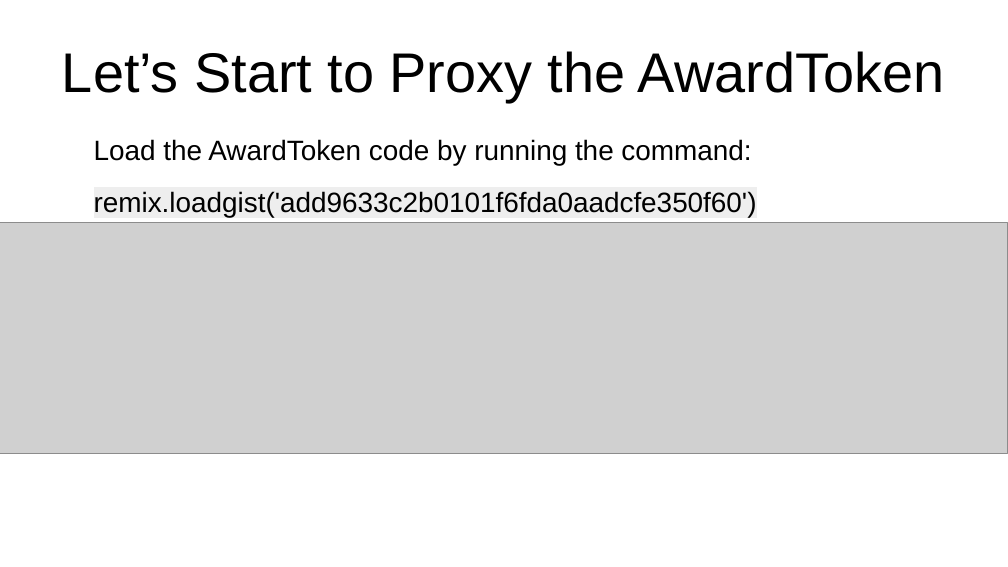
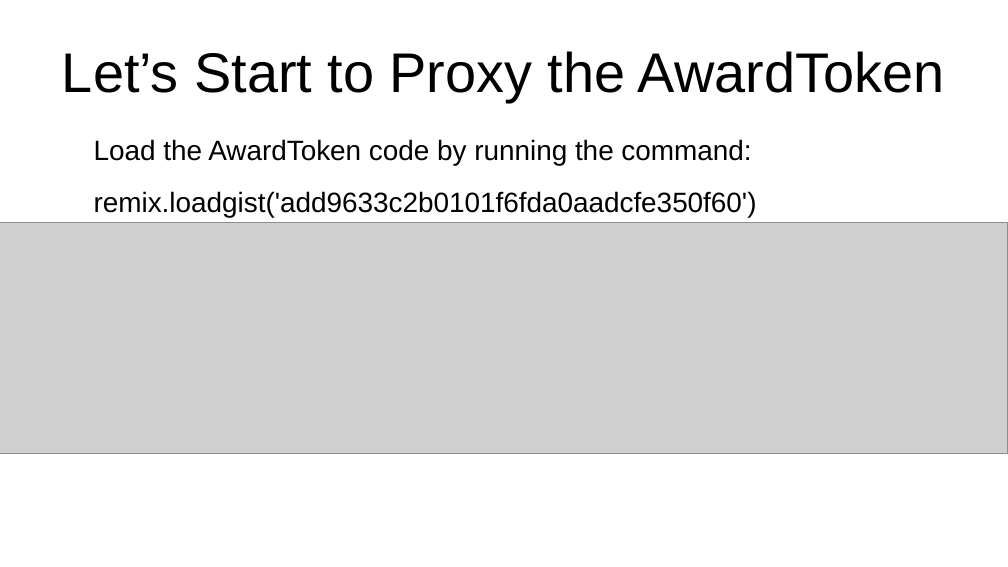
Before and after one commit to bunsenstraat/remix-workshops-cleanup, a slide deck: slide 5 of proxyContractAwardToken/ProxyContract.odp. Drawn at 1008x567 pixels with LibreOffice and Linux fonts; fonts in the diff are those of the drawing; grey boxes stand for pictures. Boxes give left, top, right and bottom in pixels: in the first picture for what was removed or moved away, otherwise in the second. Text is boxed around its words. In the diff, an @@ line names an element or a change of style, - is before the commit and + after.

```diff
--- a/proxyContractAwardToken/ProxyContract.odp
+++ b/proxyContractAwardToken/ProxyContract.odp
@@ text at (94, 191, 757, 217): highlight #EEEEEE to none in "remix.loadgist('add9633c2b0101f6fda0aadcfe350f60')" @@
```
Also in this commit, not shown: 11 other slides changed, 2 slides added, 14 other files.
